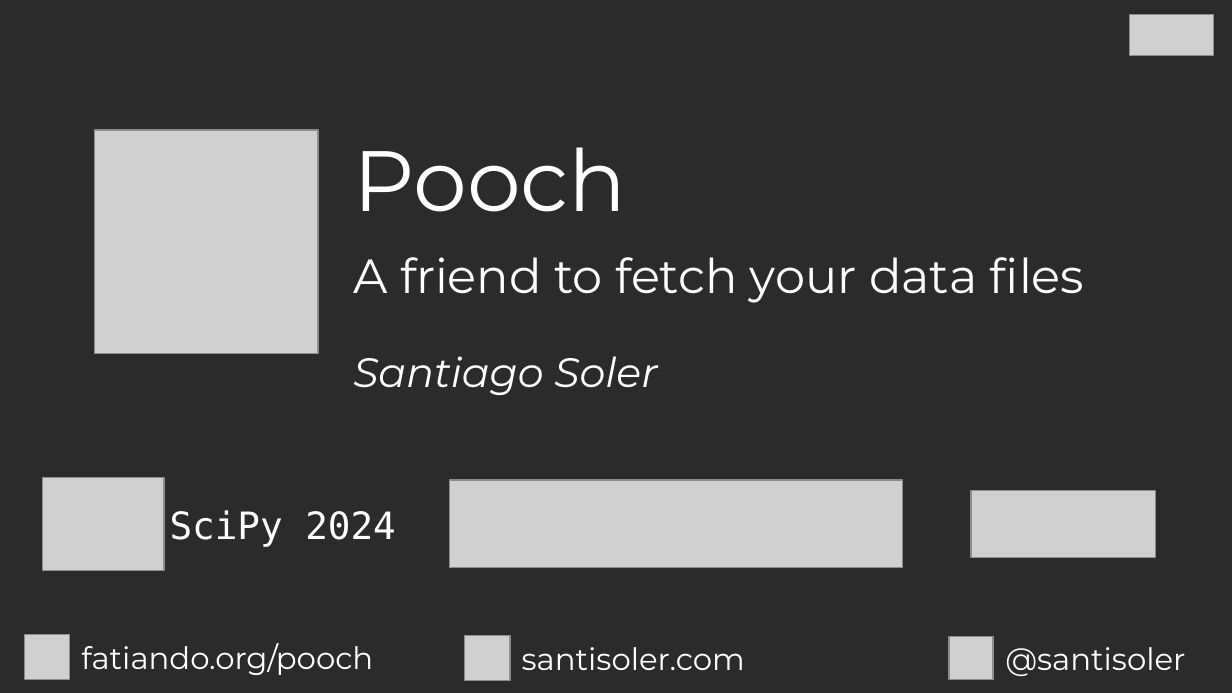
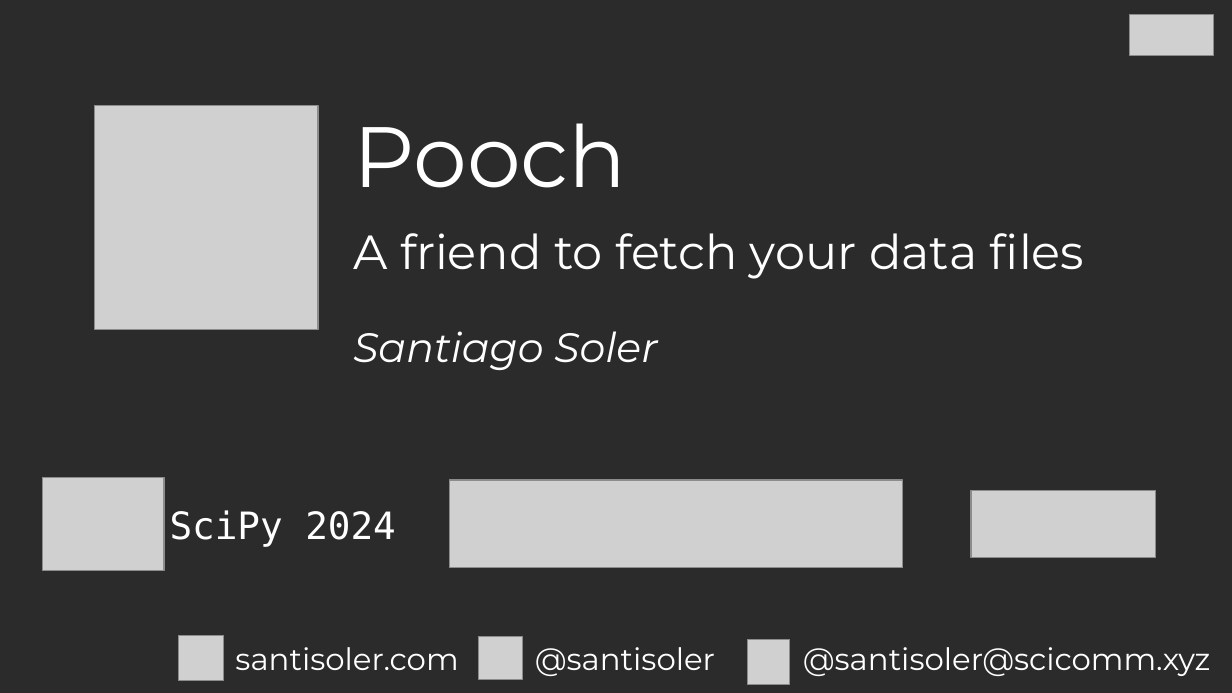
Before and after one commit to santisoler/scipy2024-pooch, a slide deck: slide 1 of slides/slides.odp. Drawn at 1232x693 pixels with LibreOffice and Linux fonts; fonts in the diff are those of the drawing; grey boxes stand for pictures; background and template pictures are left out; a plain dark background stands for a picture behind light text. Boxes give left, top, right and bottom in pixels: in the first picture for what was removed or moved away, otherwise in the second. Text is boxed around its words. In the diff, an @@ line names an element or a change of style, - is before the commit and + after.

```diff
--- a/slides/slides.odp
+++ b/slides/slides.odp
@@ 3 texts, 1 picture: place and size @@
-3 texts, 1 picture at box(95, 131, 1084, 395)
+3 texts, 1 picture at box(95, 106, 1084, 370)
@@ text removed at box(81, 643, 373, 675) @@
-fatiando.org/pooch
@@ picture: place and size @@
-picture at box(949, 637, 993, 680)
+picture at box(179, 636, 224, 681)
@@ text at box(235, 647, 458, 670): text changed @@
-@santisoler
+santisoler.com
@@ picture: place and size @@
-picture at box(464, 636, 510, 681)
+picture at box(478, 637, 522, 680)
@@ text at box(535, 647, 715, 676): text changed @@
-santisoler.com
+@santisoler
@@ picture: place and size @@
-picture at box(25, 634, 70, 680)
+picture at box(747, 639, 788, 685)
@@ text added at box(803, 647, 1210, 676), 18 pt, text #FFFFFF @@
+@santisoler@scicomm.xyz
```
Also in this commit, not shown: 3 other slides changed, 1 slide added, 1 other file.
